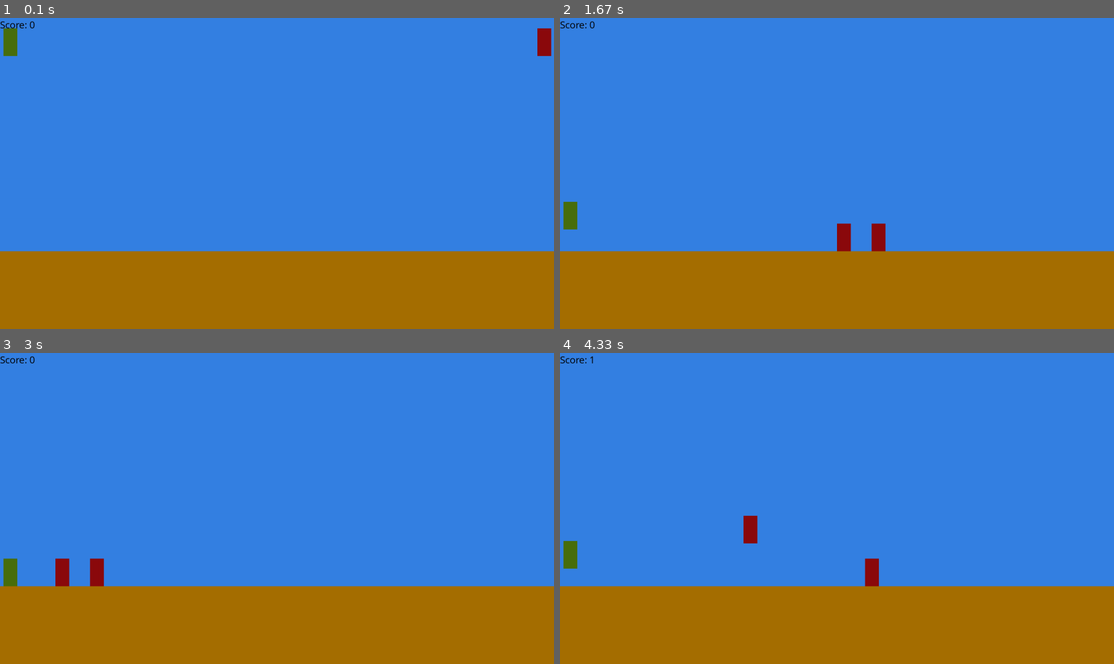
Above: before the commit, frames 1-4 (two rows, left to right).
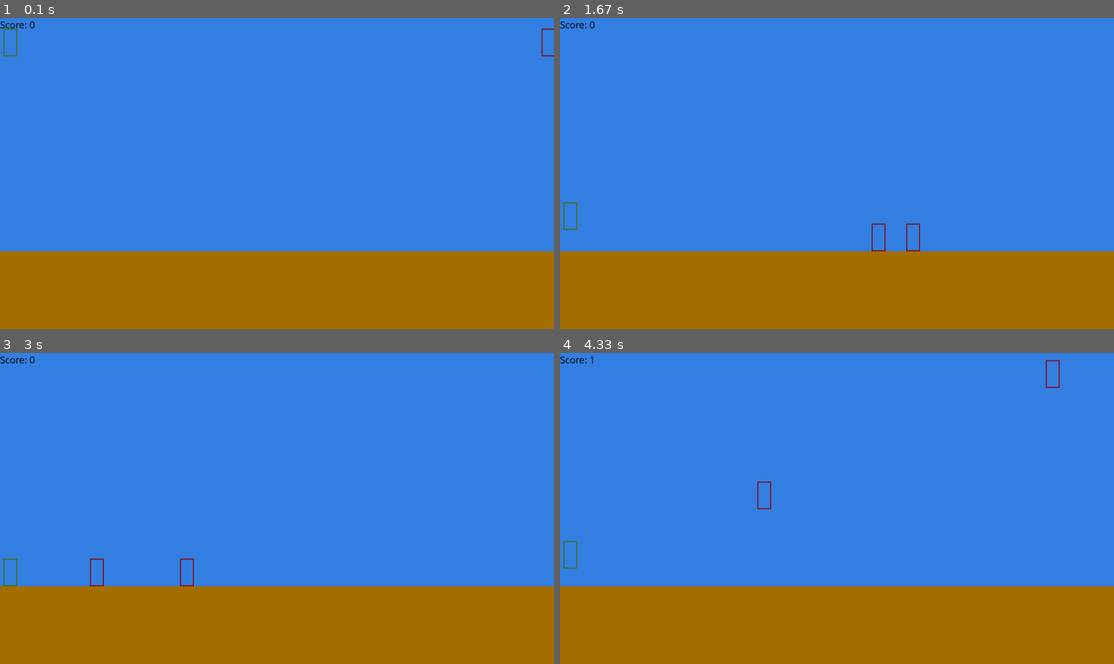
Above: after the commit, the same moments.

Repository: D3t3rm1nat1on/OurGame_PyGame
Game: pygame game, started from src/main.py
The game is run twice, just before and just after one commit, with the same random seed, the same clock (stepped at 60 frames per second) and the same inputs.
Inputs:
- Up to frame 1 (0.1 s): no input
- Up to frame 2 (1.67 s): hold Up 0.33-0.8 s; hold Up 0.83-1.3 s; hold Up 1.33-1.63 s
- Up to frame 3 (3 s): hold Up 2.07-2.37 s; hold Up 2.4-2.77 s
- Up to frame 4 (4.33 s): hold Up 3.13-3.5 s; hold Up 3.53-3.83 s; hold Up from 4.27 s (still down)

The runs differ from the first frame. In frame 1, 0.4% of the frame differs, in the area x 0-100%, y 3-13%; in frame 2, 0.7%; in frame 3, 0.7%; in frame 4, 0.8%, in the area x 0-91%, y 2-76%.

Commit message:
collisions refactor by pygame.Rect

Diff:
--- a/src/command/MoveCommand.py
+++ b/src/command/MoveCommand.py
@@ -1,7 +1,7 @@
 from pygame.math import Vector2
 
 from .Command import Command
-
+import pygame
 
 class MoveCommand(Command):
     def __init__(self, state, unit):
@@ -14,3 +14,5 @@
         if self.unit.position.y + self.unit.size.y >= self.state.ground.y and self.unit.speed.y >= 0:
             self.unit.position.y = self.state.ground.y - self.unit.size.y
             self.unit.speed = Vector2(self.unit.speed.x, 0)
+        self.unit.rect_collision.x, self.unit.rect_collision.y = self.unit.position
+        self.unit.rect_collision.size = self.unit.size
--- a/src/command/MoveEnemyCommand.py
+++ b/src/command/MoveEnemyCommand.py
@@ -12,14 +12,13 @@
 
     def run(self):
         super().run()
-        if self.unit.position.x <= -40:
+        # враг ушел за экран (успешный dodge)
+        if self.unit.rect_collision.right <= -self.unit.size.x:
             rand = random.randint(self.state.world_size.x / 2, self.state.world_size.x)
             self.unit.position = Vector2(rand, 20)
             return 1
-        if not (self.unit2.position.x > self.unit.position.x + self.unit.size.x or
-                self.unit2.position.x + self.unit2.size.x < self.unit.position.x or
-                self.unit2.position.y > self.unit.position.y + self.unit.size.y or
-                self.unit2.position.y + self.unit2.size.y < self.unit.position.y):
+        # враг ударил игрока
+        if self.unit.rect_collision.colliderect(self.unit2.rect_collision):
             rand = random.randint(self.state.world_size.x / 2, self.state.world_size.x)
             self.unit.position = Vector2(rand, 20)
         return 0
--- a/src/main.py
+++ b/src/main.py
@@ -5,8 +5,8 @@
 from pygame.math import Vector2
 
 import src.state as states
-from command import JumpCommand, MoveCommand, MoveEnemyCommand
-from state import GameState
+from src.command import JumpCommand, MoveCommand, MoveEnemyCommand
+from src.state import GameState
 
 os.environ['SDL_VIDEO_CENTERED'] = '1'
 
@@ -17,7 +17,8 @@
         self.score = 0
         self.window_proportion = 1
         self.state = GameState()
-        self.player = self.state.unit
+        self.state.ground = pygame.Rect(self.state.ground, self.state.world_size)
+        self.player = states.Unit()
         self.window = pygame.display.set_mode((int(self.state.world_size.x) * self.window_proportion,
                                                int(self.state.world_size.y) * self.window_proportion))
         pygame.display.set_caption("Наша ахуенная игра")
@@ -25,7 +26,7 @@
         self.clock = pygame.time.Clock()
         self.running = True
 
-        self.enemies = [states.Unit(position=Vector2(self.state.world_size.x, 20), speed=Vector2(-8, 0))]
+        self.enemies = [states.Unit(position=Vector2(self.state.world_size.x, 20), speed=Vector2(-6, 0))]
         self.enemies.append(states.Unit(position=Vector2(self.state.world_size.x + 100, 20), speed=Vector2(-8, 0)))
 
         self.commands = []
@@ -55,25 +56,27 @@
             self.score += MoveEnemyCommand(self.state, enemy, self.player).run()
 
     def render(self):
-        self.window.fill((53, 129, 227))  # ФОН
-        player_collision = [int(x) for x in
-                            (self.player.position.x, self.player.position.y, self.player.size.x, self.player.size.y)]
+        self.window.fill((53, 129, 227))
+        player_collision = self.player.rect_collision
         enemy_collisions = []
         for enemy in self.enemies:
-            enemy_collisions.append([int(x) for x in
-                                     (enemy.position.x, enemy.position.y, enemy.size.x, enemy.size.y)])
+            enemy_collisions.append(enemy.rect_collision)
 
-        pygame.draw.rect(self.window, (73, 111, 13), player_collision)
+        pygame.draw.rect(self.window, (73, 111, 13), player_collision, 3)
         for enemy_collision in enemy_collisions:
-            pygame.draw.rect(self.window, (140, 10, 13), enemy_collision)
-        ground_level = (
+            pygame.draw.rect(self.window, (140, 10, 13), enemy_collision, 3)
+
+        ground = pygame.Rect(
             int(self.state.ground.x) * self.window_proportion,
             int(self.state.ground.y) * self.window_proportion,
             int(self.state.world_size.x) * self.window_proportion,
             int(self.state.world_size.y) * self.window_proportion)
-        pygame.draw.rect(self.window, (166, 111, 0), ground_level)
+        ground_color = (166, 111, 0)
+        pygame.draw.rect(self.window, ground_color, ground)
+
         text = "Score: " + str(self.score)
         self.window.blit(pygame.font.SysFont('Comic Sans MS', 30).render(text, True, (0, 0, 0)), (0, 0))
+
         pygame.display.update()
 
     def run(self):
--- a/src/state/GameState.py
+++ b/src/state/GameState.py
@@ -7,5 +7,4 @@
     def __init__(self):
         self.world_size = Vector2(1600, 900)
         self.ground = Vector2(0, 675)
-        self.unit = Unit()
         self.gravity = Vector2(0, 0.5)
--- a/src/state/Unit.py
+++ b/src/state/Unit.py
@@ -1,5 +1,6 @@
 from pygame.math import Vector2
 
+import pygame
 
 class Unit:
     def __init__(self, position=Vector2(10, 20), speed=Vector2(0, 0), size=Vector2(40, 80), delta_speed=Vector2(0, 0)):
@@ -7,3 +8,4 @@
         self.speed = speed
         self.delta_speed = delta_speed
         self.size = size
+        self.rect_collision = pygame.Rect(position, size)
